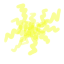
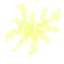
Comparing the layer stacks of the two (64, 64) images. Changes:
painted on "Paint Layer 1" over 4, 3, 61, 56
